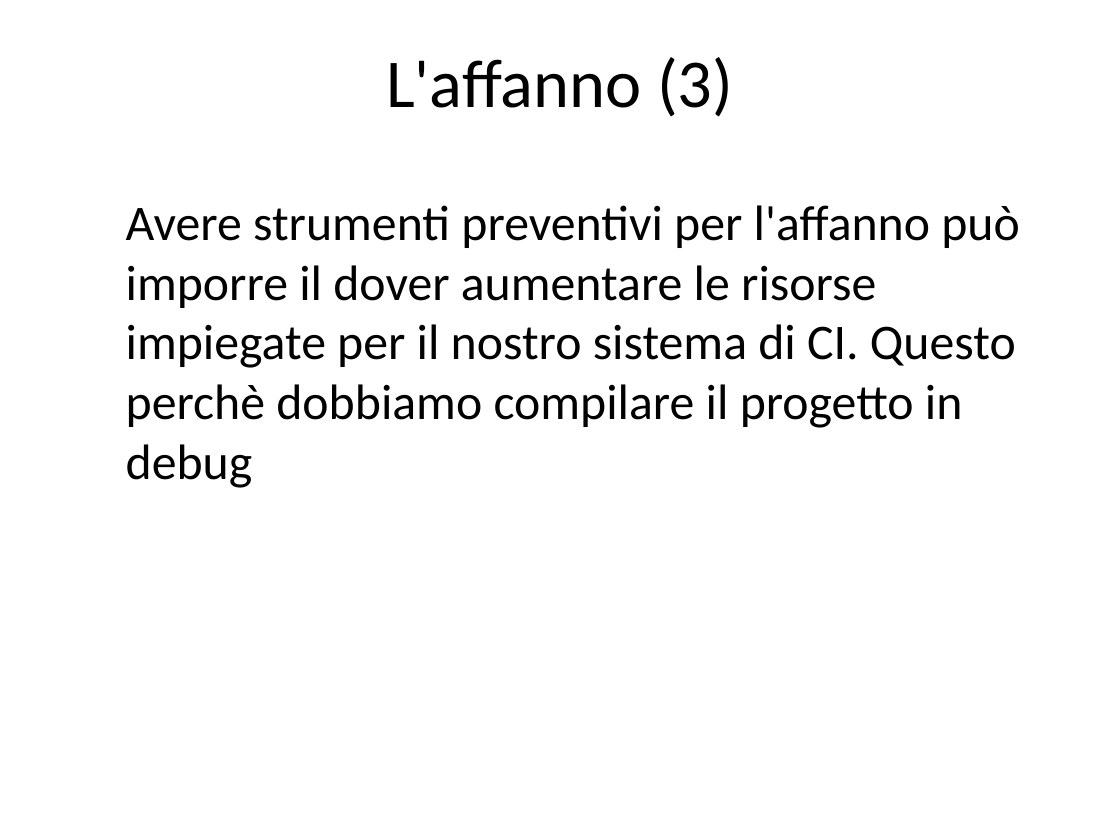
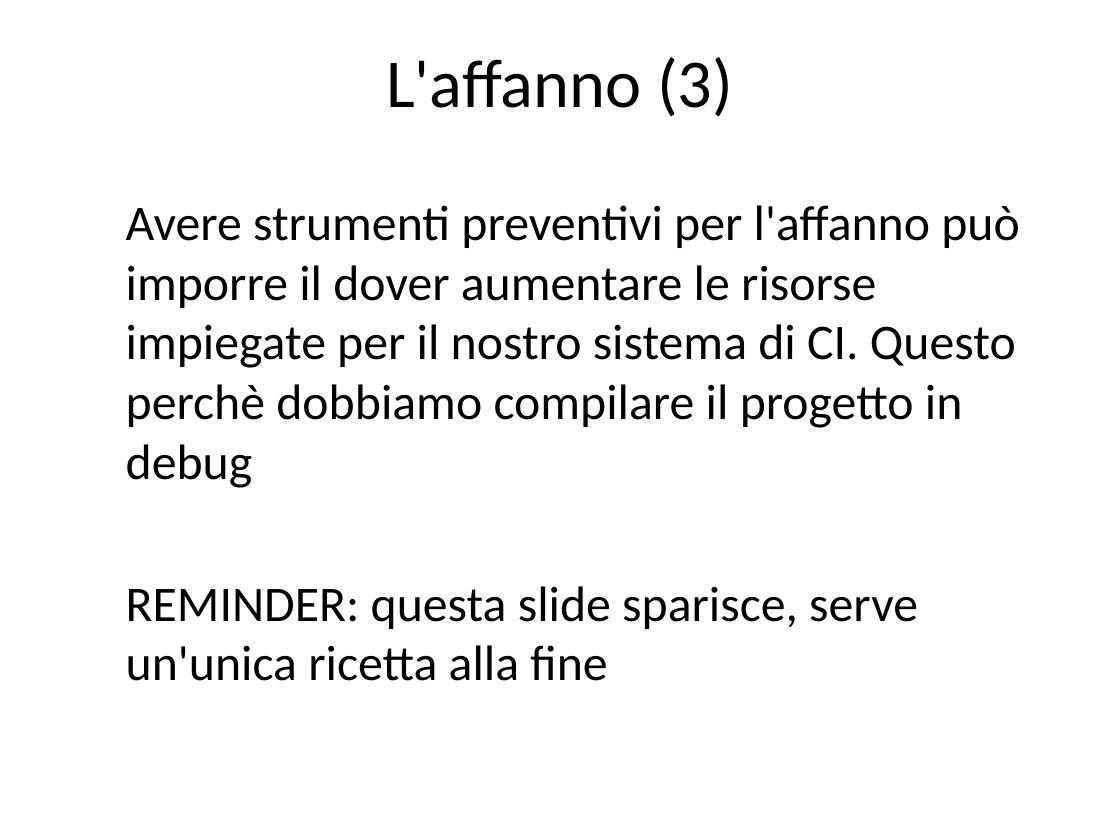
Before and after one commit to rramirez-tec-mx/Repo, a slide deck: slide 16 of La salute del software.odp (slide 15 before the commit). Drawn at 1120x840 pixels with LibreOffice and Linux fonts; fonts in the diff are those of the drawing. Boxes give left, top, right and bottom in pixels: in the first picture for what was removed or moved away, otherwise in the second. Text is boxed around its words. In the diff, an @@ line names an element or a change of style, - is before the commit and + after.

```diff
--- a/La salute del software.odp
+++ b/La salute del software.odp
@@ text at (126,586,918,681): paragraph added @@
+REMINDER: questa slide sparisce, serve un'unica ricetta alla fine
```
Also in this commit, not shown: 10 other slides changed, 16 slides added, 1 slide removed.
